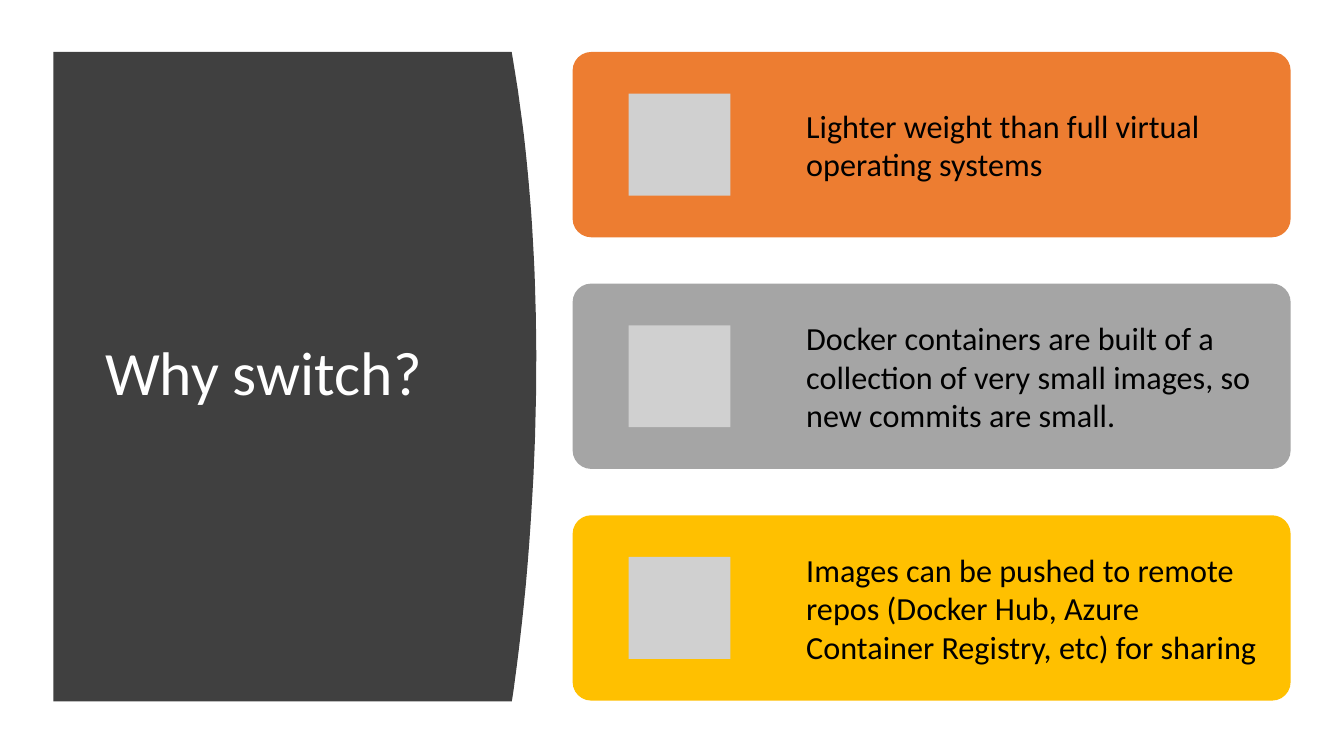
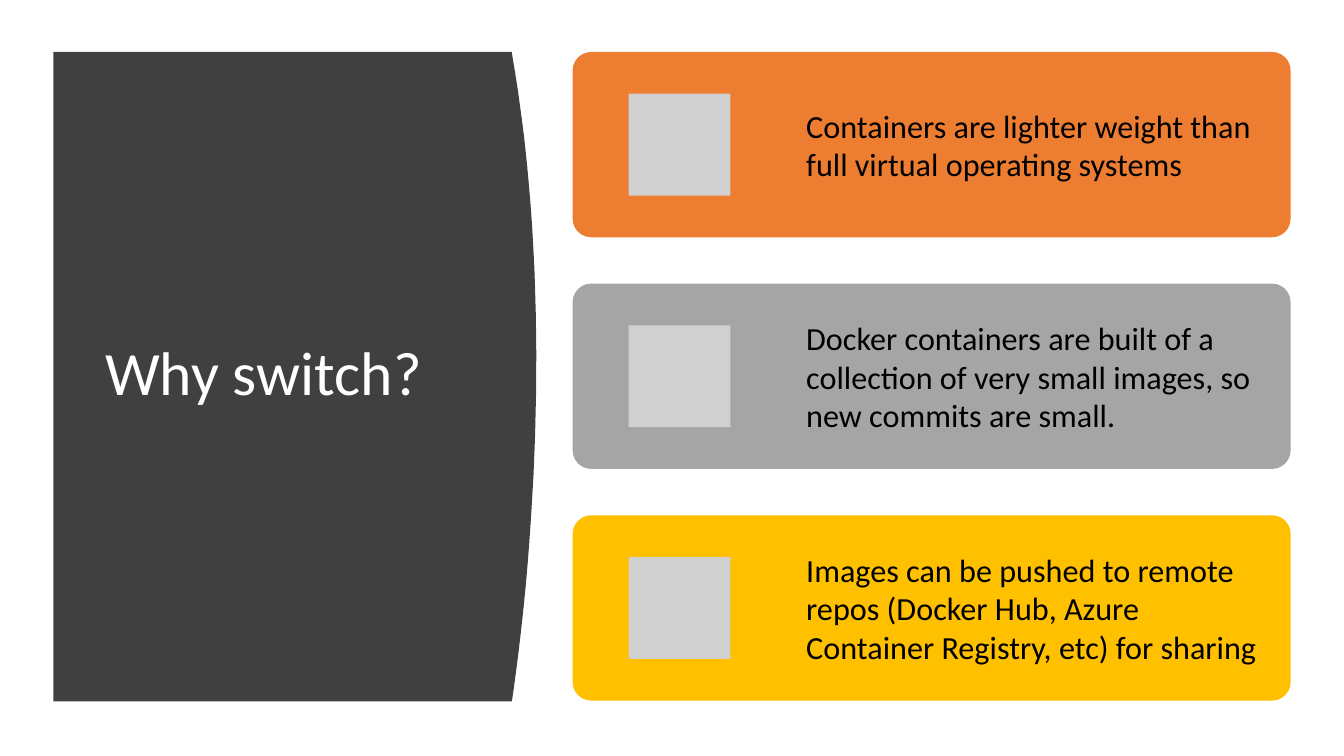
Before and after one commit to chlsmith/sql-on-docker, a slide deck: slide 8 of sql-on-docker.pptx. Drawn at 1344x756 pixels with LibreOffice and Linux fonts; fonts in the diff are those of the drawing; grey boxes stand for pictures. Boxes give left, top, right and bottom in pixels: in the first picture for what was removed or moved away, otherwise in the second. Text is boxed around its words. In the diff, an @@ line names an element or a change of style, - is before the commit and + after.

```diff
--- a/sql-on-docker.pptx
+++ b/sql-on-docker.pptx
@@ text at [806,115,1250,182]: text changed @@
-Lighter weight than full virtual operating systems
+Containers are lighter weight than full virtual operating systems
```
Also in this commit, not shown: 2 other slides changed.
